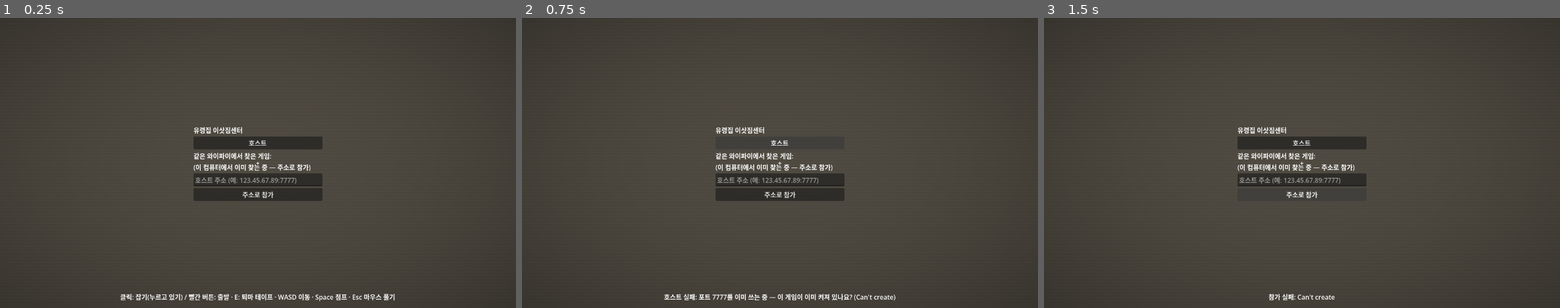
Above: before the commit, frames 1-3 (left to right).
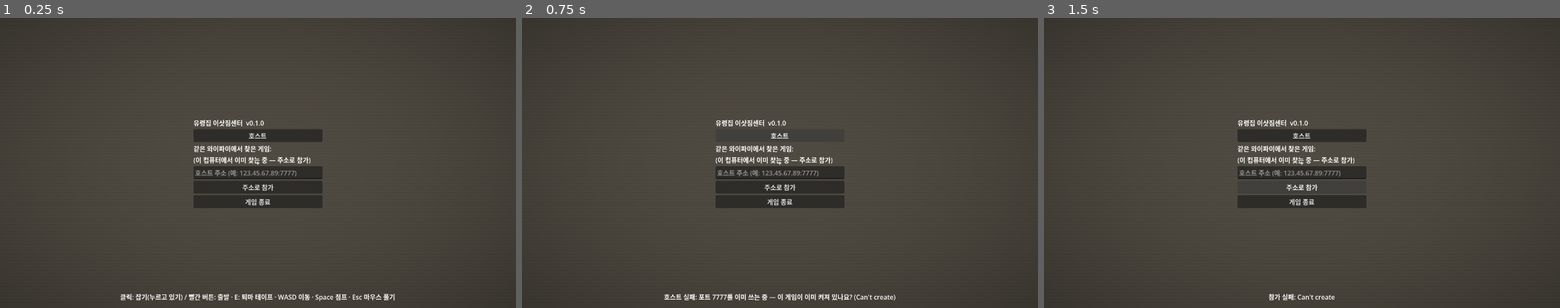
Above: after the commit, the same moments.

Repository: saechimdaeki/GG
Game: Godot game, scene res://src/main.tscn
Same seed, same stepped clock (60 frames per second), same inputs: the game is played once before the commit and once after it.
Inputs:
- Up to frame 1 (0.25 s): no input
- Up to frame 2 (0.75 s): click "호스트" at 0.5 s
- Up to frame 3 (1.5 s): click "주소로 참가" at 1.25 s

The runs differ from the first frame. In frame 1, 3.9% of the frame differs, in the area x 37-63%, y 35-66%; in frame 2, 2.9%; in frame 3, 3.8%.

Commit message:
feat: 유령집 이삿짐센터 출시 기본기 — Esc 메뉴·전체 화면·메뉴로 나가기·아이콘·버전
- Esc 메뉴: 계속하기 / 전체 화면(F11) / 메뉴로 나가기 / 게임 종료
- 호스트 끊기면 참가자에게 안내하고 나가기로 메뉴 복귀 (같은 포트로 다시 호스트 가능 확인)
- 메인 메뉴에 버전 v0.1.0, 게임 종료 버튼
- 앱 아이콘 (유령 탄 트럭), Mac 빌드에 icon.icns 들어감

Story: haunted-movers/production/epics/haunted-movers/EPIC.md

Co-Authored-By: Claude Opus 5.5 <noreply@anthropic.com>

Diff:
--- /dev/null
+++ b/haunted-movers/icon.svg
@@ -0,0 +1,8 @@
+<svg xmlns="http://www.w3.org/2000/svg" width="256" height="256" viewBox="0 0 256 256">
+  <rect width="256" height="256" rx="40" fill="#3a2a40"/>
+  <rect x="40" y="150" width="176" height="66" rx="8" fill="#e07a2e"/>
+  <rect x="150" y="122" width="66" height="40" rx="6" fill="#3d6e8f"/>
+  <circle cx="80" cy="220" r="16" fill="#1a1218"/><circle cx="180" cy="220" r="16" fill="#1a1218"/>
+  <path d="M70 140 V80 a42 42 0 0 1 84 0 V140 l-14 -12 -14 12 -14 -12 -14 12 -14 -12 z" fill="#eef6ff" opacity="0.92"/>
+  <circle cx="98" cy="84" r="8" fill="#1a1218"/><circle cx="126" cy="84" r="8" fill="#1a1218"/>
+</svg>
--- a/haunted-movers/project.godot
+++ b/haunted-movers/project.godot
@@ -5,6 +5,8 @@
 [application]
 
 config/name="유령집 이삿짐센터"
+config/version="0.1.0"
+config/icon="res://icon.svg"
 run/main_scene="res://src/main.tscn"
 config/features=PackedStringArray("4.7", "Forward Plus")
 
--- a/haunted-movers/src/main.gd
+++ b/haunted-movers/src/main.gd
@@ -44,6 +44,7 @@
 var _lan_box := VBoxContainer.new()
 var _lan_seen := ""
 var _auto_join_lan := false
+var _pause := PanelContainer.new()
 var _sfx := {}
 var _last_thud := 0
 var _menu: Control
@@ -150,7 +151,9 @@
 	multiplayer.multiplayer_peer = peer
 	for f in furniture.get_children():
 		f.freeze = true  # host owns the physics; we only display it
-	multiplayer.server_disconnected.connect(func() -> void: _hint.text = "호스트와 연결이 끊김")
+	multiplayer.server_disconnected.connect(func() -> void:
+		_hint.text = "호스트와 연결이 끊김 — Esc 메뉴에서 \"메뉴로 나가기\""
+		Input.mouse_mode = Input.MOUSE_MODE_VISIBLE)
 	_close_menu()
 
 
@@ -269,6 +272,9 @@
 		var d: float = me.cam.global_position.distance_to(ghost.global_position)
 		amount = clampf(1.0 - d / Tuning.data.ghost.noise_range, 0.0, 1.0)
 	_vhs.set_shader_parameter("noise", amount)
+	# Esc menu: whenever the mouse is free during play (no menu, no shop). The game keeps running.
+	_pause.visible = _menu == null and run.phase == "day" and players.get_child_count() > 0 \
+		and Input.mouse_mode == Input.MOUSE_MODE_VISIBLE and DisplayServer.get_name() != "headless"
 	_refresh_lan()
 	_music.pitch_scale = Sfx.music_pitch(amount, Time.get_ticks_msec() / 1000.0)
 
@@ -650,6 +656,7 @@
 	box.add_child(_next_btn)
 	_shop.visible = false
 	layer.add_child(_shop)
+	_build_pause(layer)
 
 
 func _build_menu() -> void:
@@ -664,7 +671,7 @@
 	_menu = box
 	_status.visible = false
 	var title := Label.new()
-	title.text = "유령집 이삿짐센터"
+	title.text = "유령집 이삿짐센터  v%s" % ProjectSettings.get_setting("application/config/version", "")
 	box.add_child(title)
 	var host_btn := Button.new()
 	host_btn.text = "호스트"
@@ -682,6 +689,10 @@
 	join_btn.text = "주소로 참가"
 	join_btn.pressed.connect(func() -> void: join(ip.text))
 	box.add_child(join_btn)
+	var quit_btn := Button.new()
+	quit_btn.text = "게임 종료"
+	quit_btn.pressed.connect(get_tree().quit)
+	box.add_child(quit_btn)
 	if net.start_listening() != OK:
 		_lan_box.get_child(0).text = "(이 컴퓨터에서 이미 찾는 중 — 주소로 참가)"
 
@@ -714,6 +725,44 @@
 		_lan_box.add_child(b)
 
 
+func _build_pause(layer: CanvasLayer) -> void:
+	_pause.set_anchors_and_offsets_preset(Control.PRESET_CENTER)
+	_pause.grow_horizontal = Control.GROW_DIRECTION_BOTH
+	_pause.grow_vertical = Control.GROW_DIRECTION_BOTH
+	_pause.custom_minimum_size = Vector2(300, 0)
+	var box := VBoxContainer.new()
+	_pause.add_child(box)
+	var note := Label.new()
+	note.text = "온라인이라 게임은 계속 돌아가요"
+	box.add_child(note)
+	for item in [["계속하기", func() -> void: Input.mouse_mode = Input.MOUSE_MODE_CAPTURED],
+			["전체 화면 (F11)", _toggle_fullscreen],
+			["메뉴로 나가기", _leave_to_menu],
+			["게임 종료", get_tree().quit]]:
+		var b := Button.new()
+		b.text = item[0]
+		b.pressed.connect(item[1])
+		box.add_child(b)
+	_pause.visible = false
+	layer.add_child(_pause)
+
+
+func _toggle_fullscreen() -> void:
+	var full := DisplayServer.window_get_mode() == DisplayServer.WINDOW_MODE_FULLSCREEN
+	DisplayServer.window_set_mode(DisplayServer.WINDOW_MODE_WINDOWED if full else DisplayServer.WINDOW_MODE_FULLSCREEN)
+
+
+func _unhandled_key_input(event: InputEvent) -> void:
+	if event.is_action_pressed("fullscreen"):
+		_toggle_fullscreen()
+
+
+## Drops the connection (the router port mapping is removed on exit) and reloads to the menu.
+func _leave_to_menu() -> void:
+	multiplayer.multiplayer_peer = OfflineMultiplayerPeer.new()
+	get_tree().reload_current_scene()
+
+
 func _close_menu() -> void:
 	_status.visible = true
 	if _menu:
@@ -752,7 +801,7 @@
 
 
 func _setup_input() -> void:
-	var keys := {move_forward = KEY_W, move_back = KEY_S, move_left = KEY_A, move_right = KEY_D, jump = KEY_SPACE, use_tape = KEY_E}
+	var keys := {move_forward = KEY_W, move_back = KEY_S, move_left = KEY_A, move_right = KEY_D, jump = KEY_SPACE, use_tape = KEY_E, fullscreen = KEY_F11}
 	for action in keys:
 		if InputMap.has_action(action):
 			continue
Not shown, added: haunted-movers/icon.svg.import
Binary file added: haunted-movers/production/qa/evidence/ship-esc-menu.png
Binary file added: haunted-movers/production/qa/evidence/ship-main-menu.png
Not shown, added: haunted-movers/production/qa/evidence/ship-polish-evidence.md
